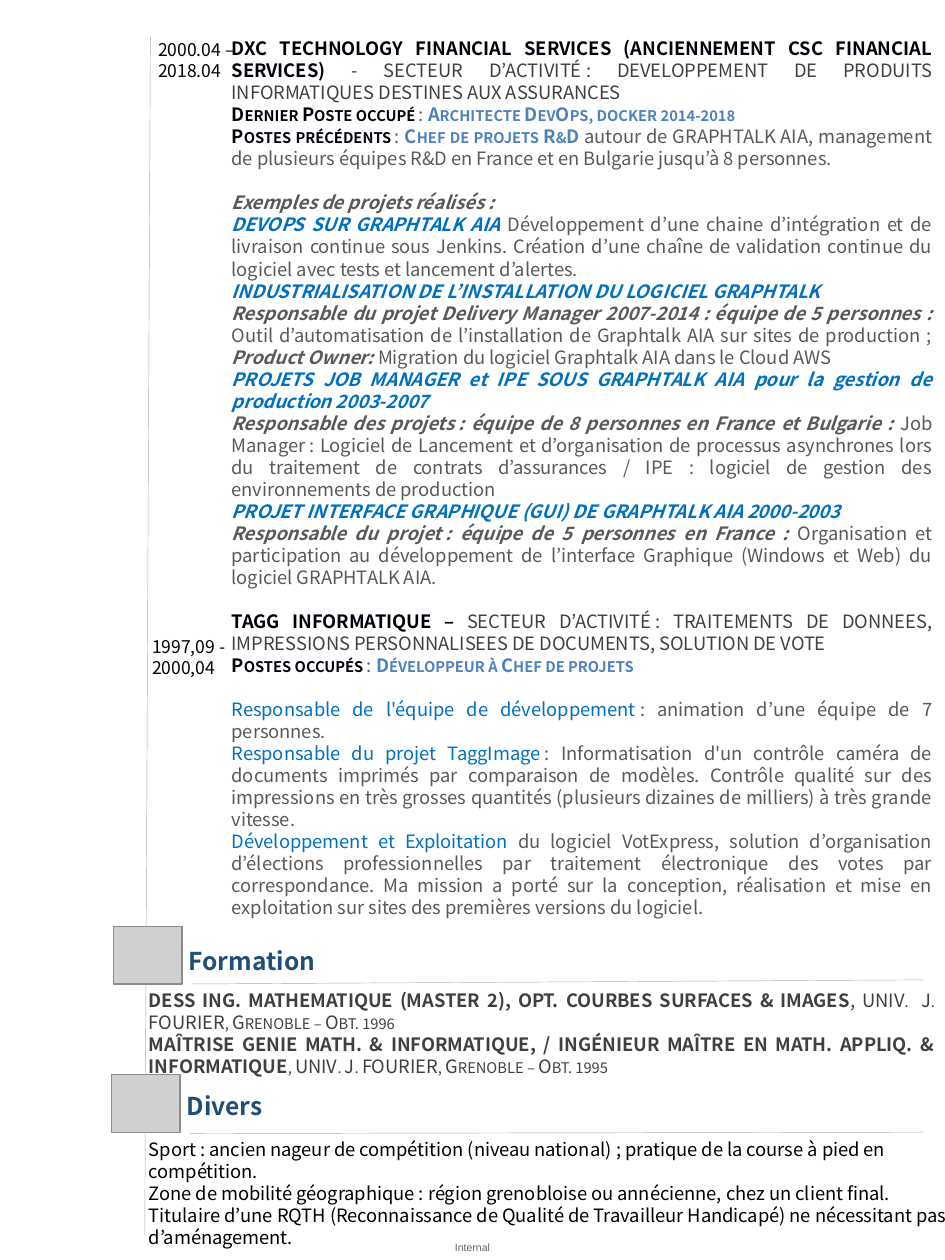
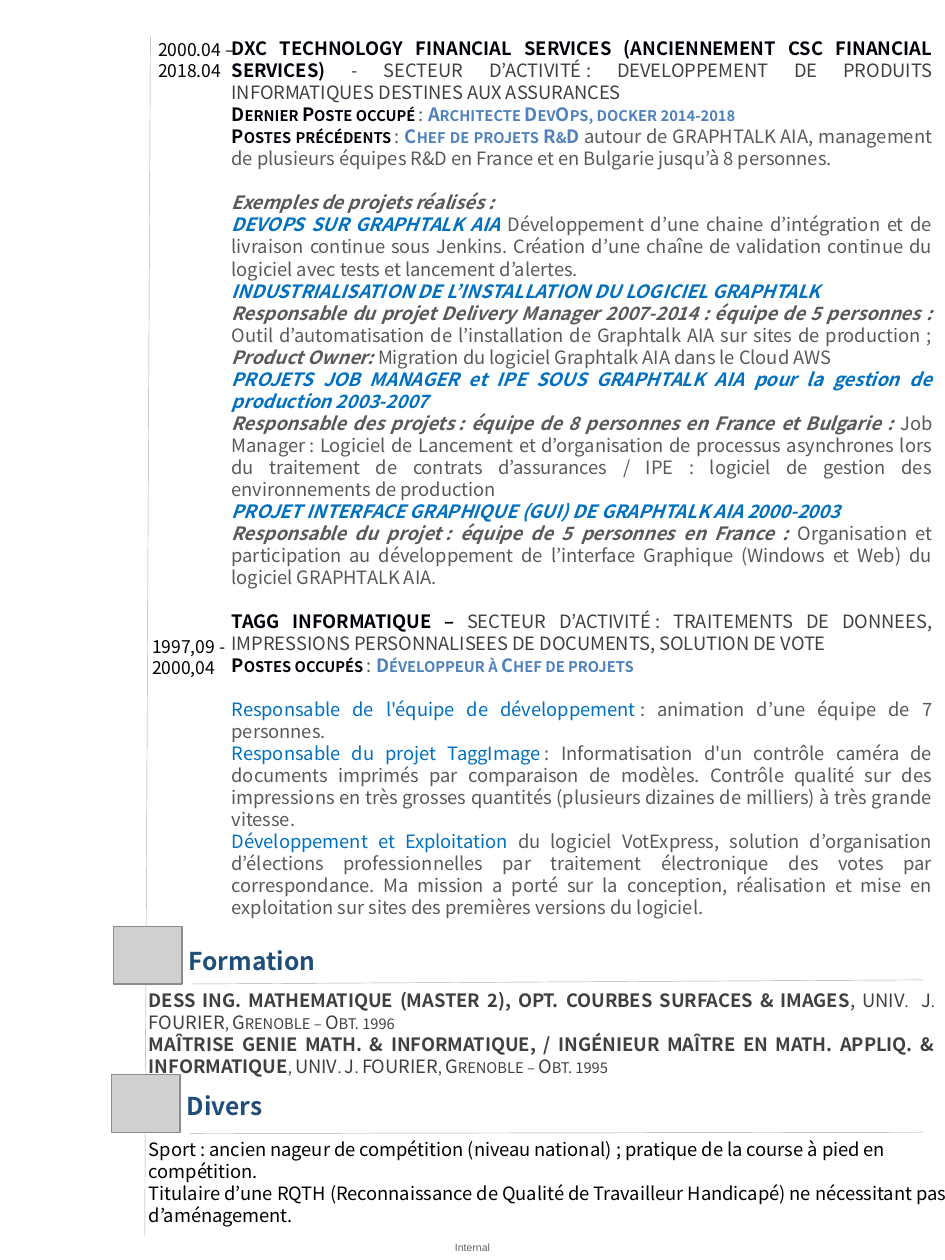
Before and after one commit to Solifred38/cv, a slide deck: slide 2 of CV_FFROMAGER.pptx. Drawn at 945x1260 pixels with LibreOffice and Linux fonts; fonts in the diff are those of the drawing; grey boxes stand for pictures. Boxes give left, top, right and bottom in pixels: in the first picture for what was removed or moved away, otherwise in the second. Text is boxed around its words. In the diff, an @@ line names an element or a change of style, - is before the commit and + after.

```diff
--- a/CV_FFROMAGER.pptx
+++ b/CV_FFROMAGER.pptx
@@ text at box(149, 1182, 890, 1207): paragraph removed @@
-Zone de mobilité géographique : région grenobloise ou annécienne, chez un client final.
```
Also in this commit, not shown: 1 other slide changed, 1 other file.
